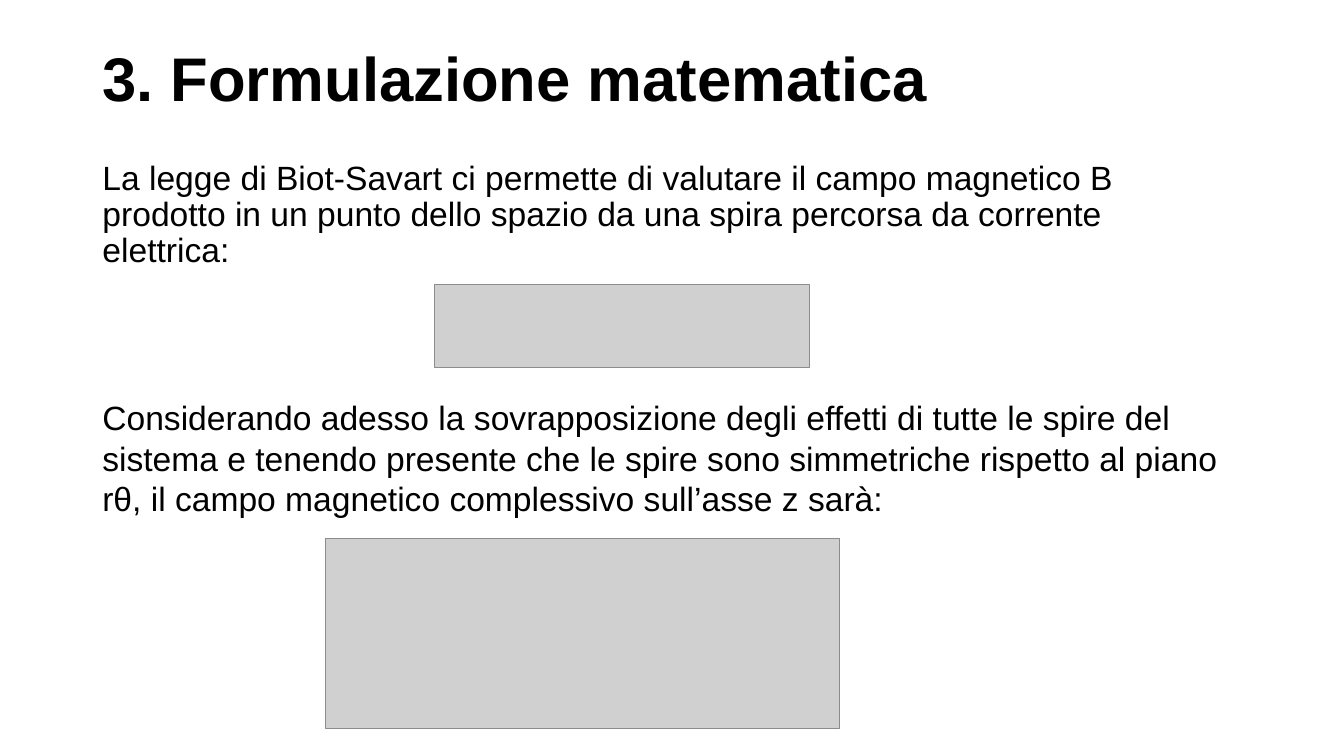
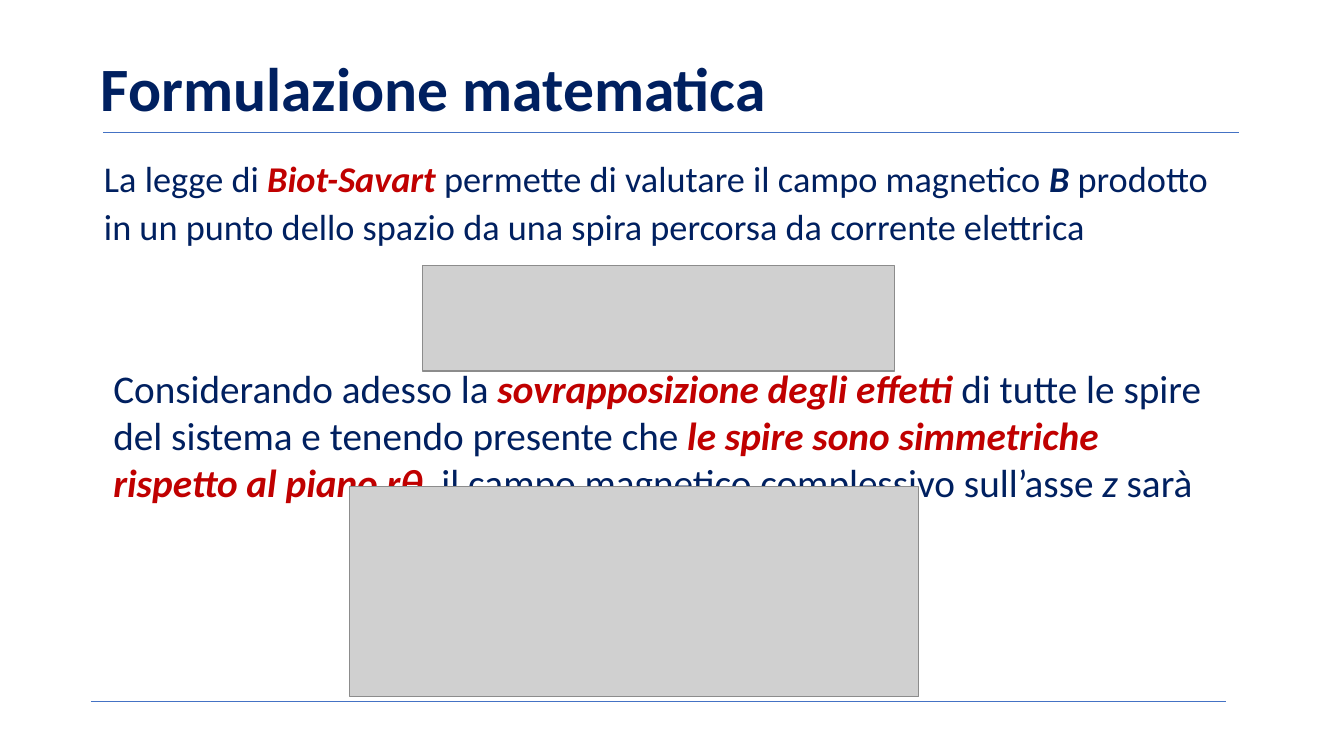
Before and after one commit to BernardoGiordano/NelderMeadMethod, a slide deck: slide 5 of presentazione progetto/Presentazione martone MOTT.pptx. Drawn at 1344x756 pixels with LibreOffice and Linux fonts; fonts in the diff are those of the drawing; grey boxes stand for pictures; background and template pictures are left out. Boxes give left, top, right and bottom in pixels: in the first picture for what was removed or moved away, otherwise in the second. Text is boxed around its words. In the diff, an @@ line names an element or a change of style, - is before the commit and + after.

```diff
--- a/presentazione progetto/Presentazione martone MOTT.pptx
+++ b/presentazione progetto/Presentazione martone MOTT.pptx
@@ text at (101,67,766,112): text changed; font Arial to Calibri; text colour #000000 to #002060 @@
-3. Formulazione matematica
+Formulazione matematica
@@ line added from (104, 132) to (1239, 132), #4472C4 0.5 pt @@
@@ text at (104,166,1208,246): text changed; size 24 to 25.9 pt; font Arial to Calibri; text colour #000000 to #002060 @@
-La legge di Biot-Savart ci permette di valutare il campo magnetico B prodotto in un punto dello spazio da una spira percorsa da corrente elettrica:
+La legge di Biot-Savart permette di valutare il campo magnetico B prodotto in un punto dello spazio da una spira percorsa da corrente elettrica
@@ picture: place and size @@
-picture at (435,284,810,368)
+picture at (422,266,895,372)
@@ text at (113,370,1201,507): text changed; size 24 to 28 pt; font Arial to Calibri; text colour #000000 to #002060 @@
-Considerando adesso la sovrapposizione degli effetti di tutte le spire del sistema e tenendo presente che le spire sono simmetriche rispetto al piano rθ, il campo magnetico complessivo sull’asse z sarà:
+Considerando adesso la sovrapposizione degli effetti di tutte le spire del sistema e tenendo presente che le spire sono simmetriche rispetto al piano rθ, il campo magnetico complessivo sull’asse z sarà
@@ picture: place and size @@
-picture at (326,538,840,729)
+picture at (350,487,919,698)
@@ line added from (91, 702) to (1227, 702), #4472C4 0.5 pt @@
```
Also in this commit, not shown: 5 other slides changed, 3 slides added, 4 slides removed.
